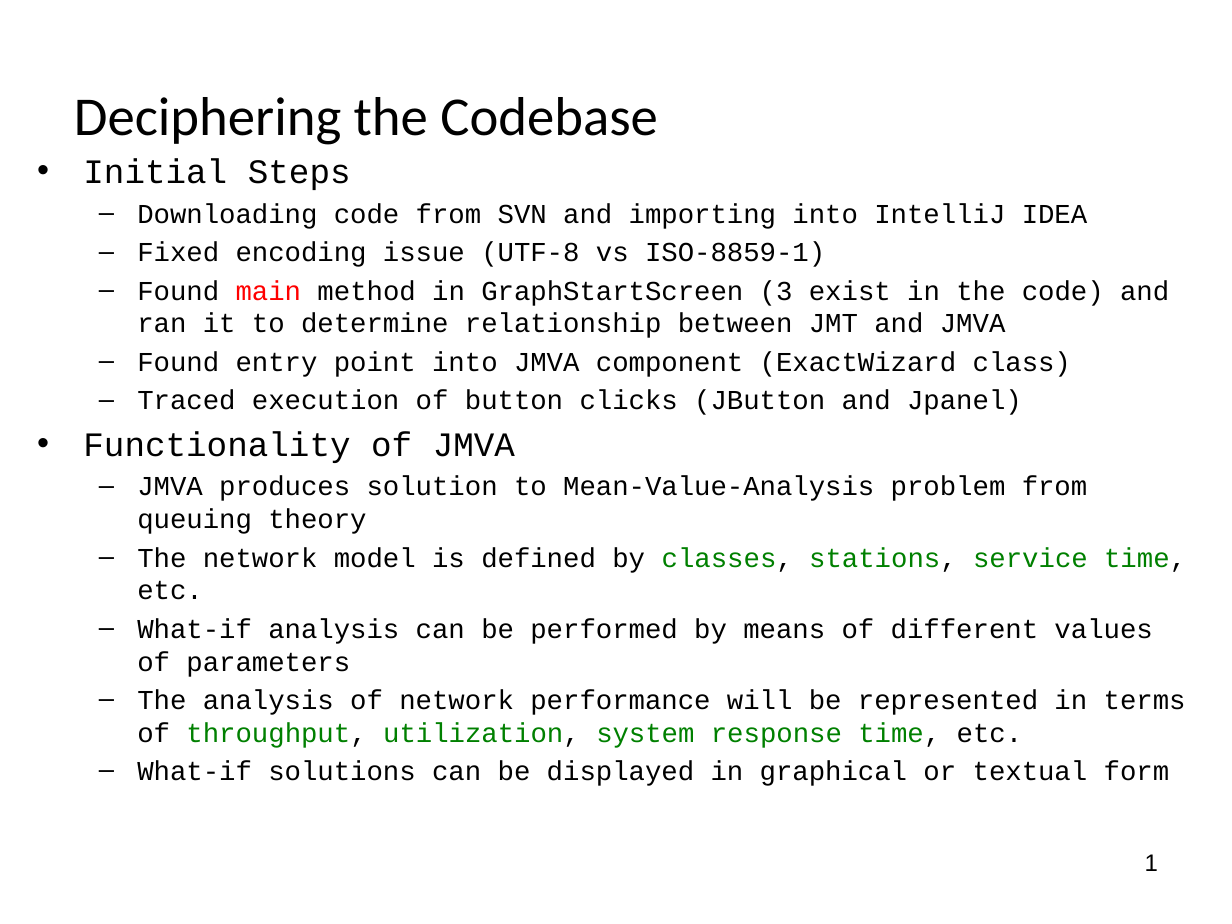
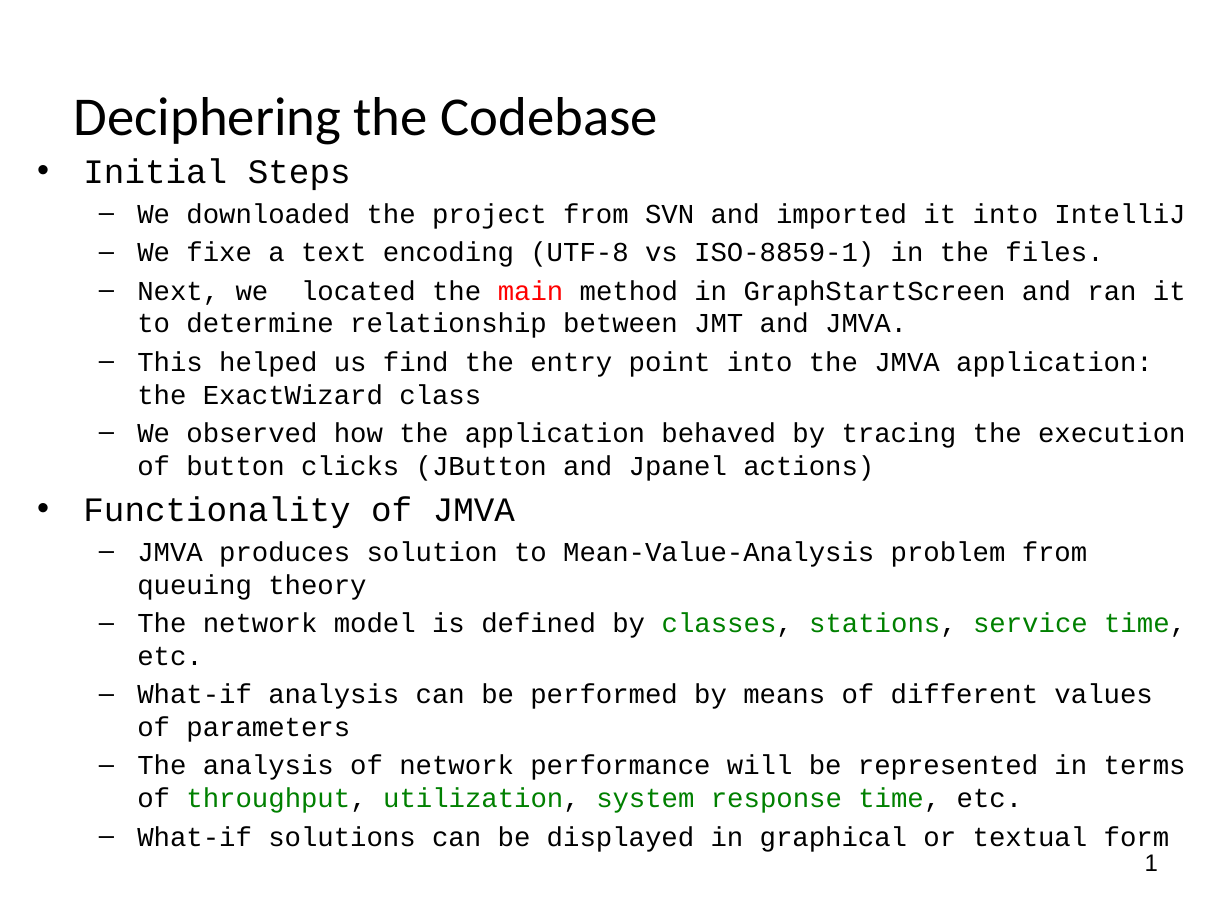
Before and after one commit to pavelgrib/SE_CW1, a slide deck: slide 2 of jmva_presentation.pptx. Drawn at 1232x924 pixels with LibreOffice and Linux fonts; fonts in the diff are those of the drawing; background and template pictures are left out. Boxes give left, top, right and bottom in pixels: in the first picture for what was removed or moved away, otherwise in the second. Text is boxed around its words. In the diff, an @@ line names an element or a change of style, - is before the commit and + after.

Commit message:
re-wording some stuff on page 2

```diff
--- a/jmva_presentation.pptx
+++ b/jmva_presentation.pptx
@@ text at bbox=[137, 204, 1186, 481]: text changed @@
-  – Downloading code from SVN and importing into IntelliJ IDEA
-  – Fixed encoding issue (UTF-8 vs ISO-8859-1)
-  – Found main method in GraphStartScreen (3 exist in the code) and ran it to determine relationship between JMT and JMVA
-  – Found entry point into JMVA component (ExactWizard class)
-  – Traced execution of button clicks (JButton and Jpanel)
+  – We downloaded the project from SVN and imported it into IntelliJ
+  – We fixe a text encoding (UTF-8 vs ISO-8859-1) in the files.
+  – Next, we located the main method in GraphStartScreen and ran it to determine relationship between JMT and JMVA.
+  – This helped us find the entry point into the JMVA application: the ExactWizard class
+  – We observed how the application behaved by tracing the execution of button clicks (JButton and Jpanel actions)
```
